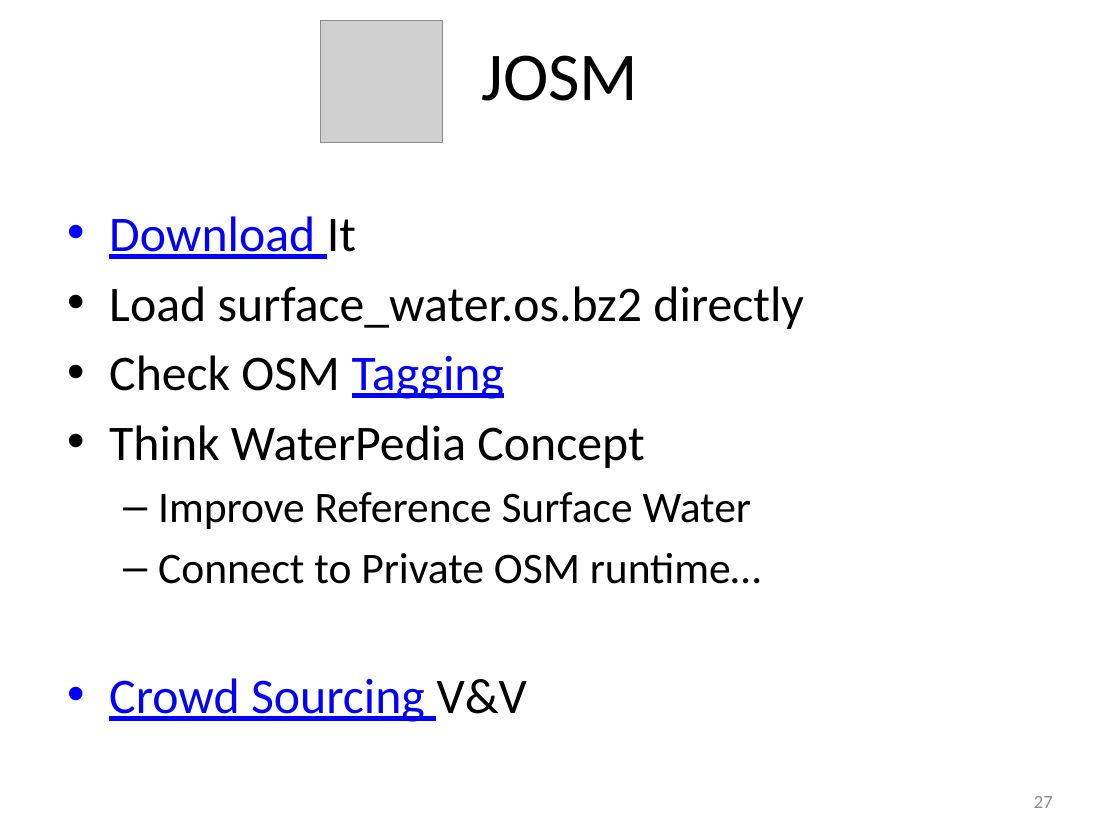
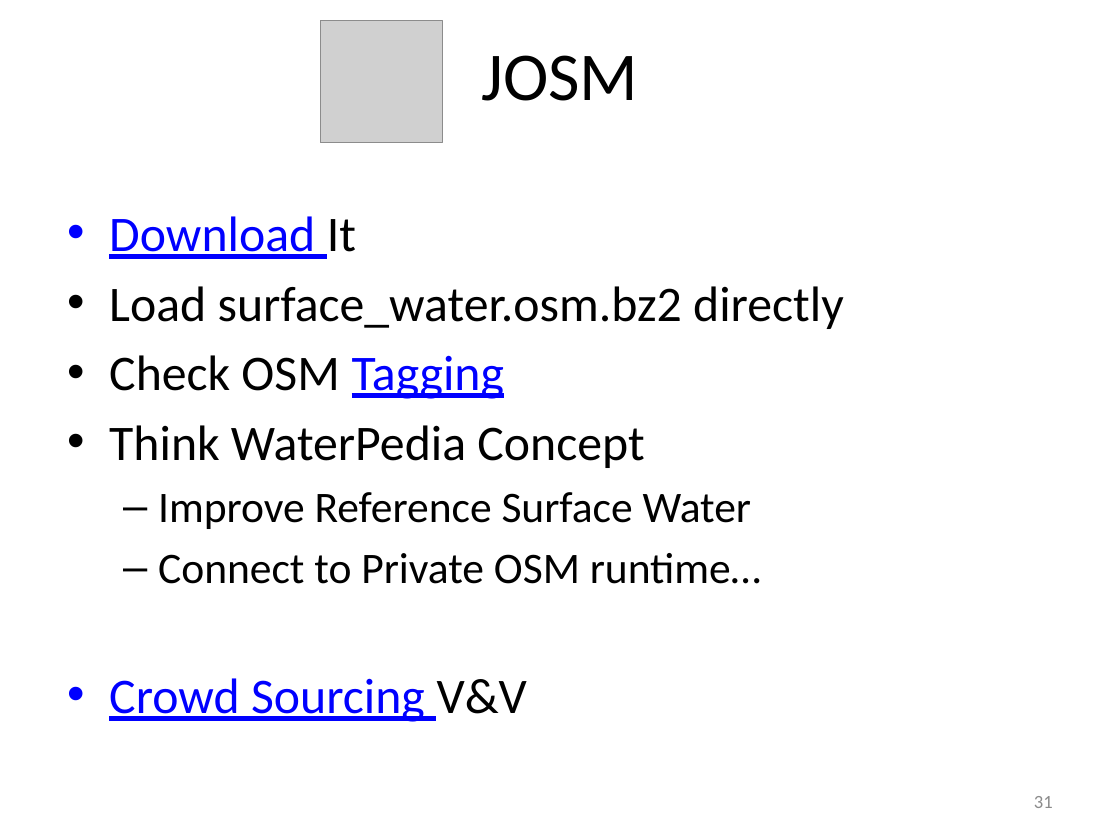
Before and after one commit to vightel/FloodMapsWorkshop, a slide deck: slide 31 of FloodMappingWorkshop.pptx (slide 27 before the commit). Drawn at 1120x840 pixels with LibreOffice and Linux fonts; fonts in the diff are those of the drawing; grey boxes stand for pictures. Boxes give left, top, right and bottom in pixels: in the first picture for what was removed or moved away, otherwise in the second. Text is boxed around its words. In the diff, an @@ line names an element or a change of style, - is before the commit and + after.

```diff
--- a/FloodMappingWorkshop.pptx
+++ b/FloodMappingWorkshop.pptx
@@ text at box(109, 286, 844, 329): text changed @@
-• Load surface_water.os.bz2 directly
+• Load surface_water.osm.bz2 directly
@@ page number at box(1034, 796, 1053, 808): text changed @@
-27
+31
```
Also in this commit, not shown: 11 other slides changed, 5 slides added, 9 other files.
